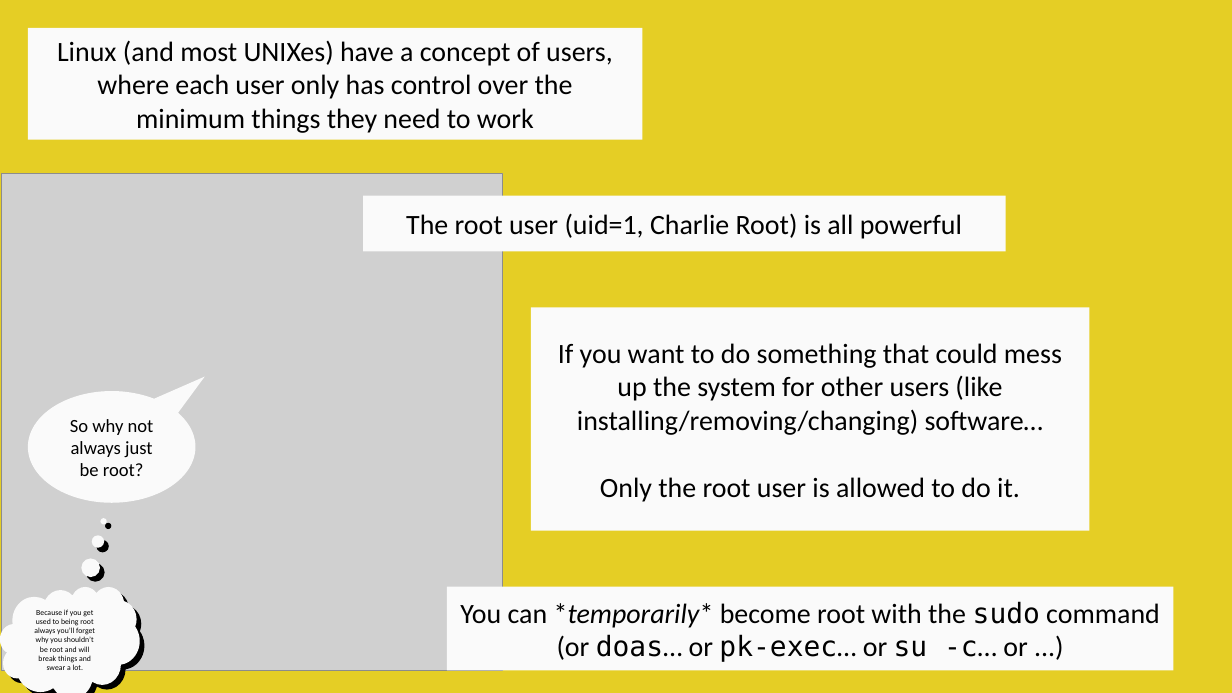
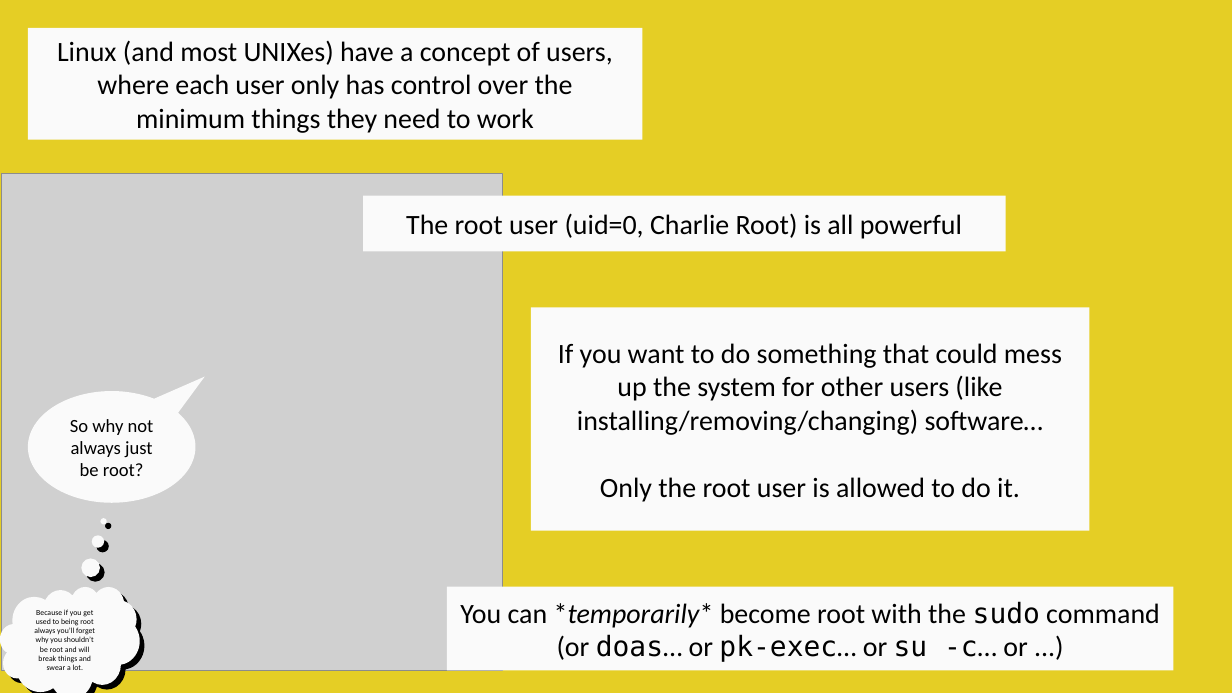
Before and after one commit to cs-uob/software-tools, a slide deck: slide 25 of 01-sysadmin/slides.odp. Drawn at 1232x693 pixels with LibreOffice and Linux fonts; fonts in the diff are those of the drawing; grey boxes stand for pictures. Boxes give left, top, right and bottom in pixels: in the first picture for what was removed or moved away, otherwise in the second. Text is boxed around its words. In the diff, an @@ line names an element or a change of style, - is before the commit and + after.

```diff
--- a/01-sysadmin/slides.odp
+++ b/01-sysadmin/slides.odp
@@ text in rectangle at [406,213,962,239]: text changed @@
-The root user (uid=1, Charlie Root) is all powerful
+The root user (uid=0, Charlie Root) is all powerful
```
Also in this commit, not shown: 1 other file.
